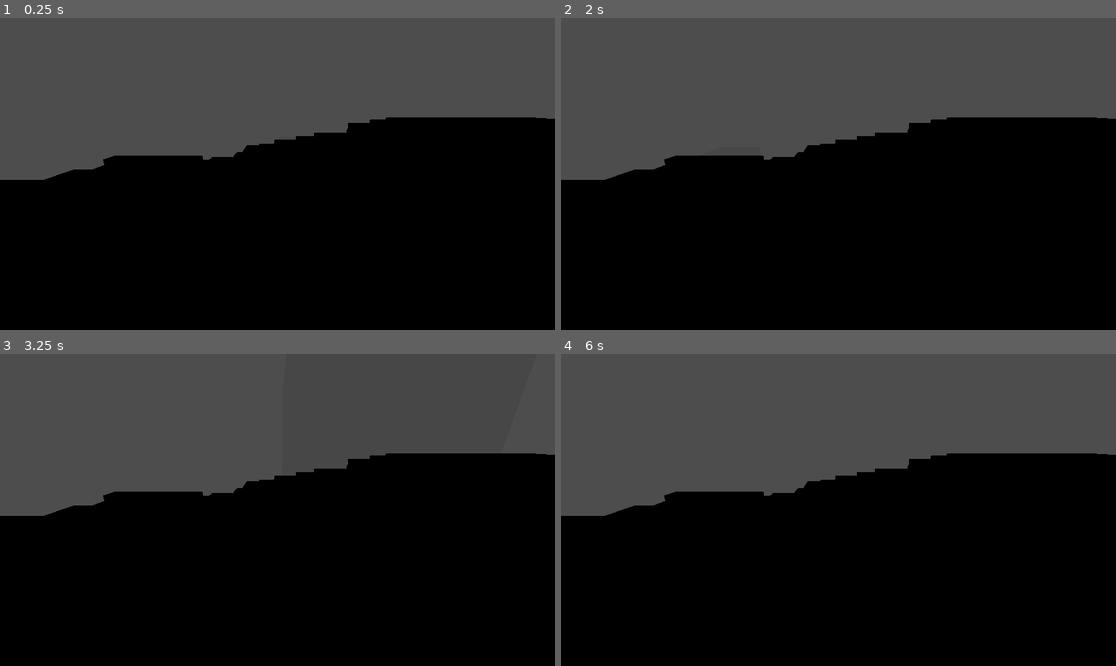
Above: before the commit, frames 1-4 (two rows, left to right).
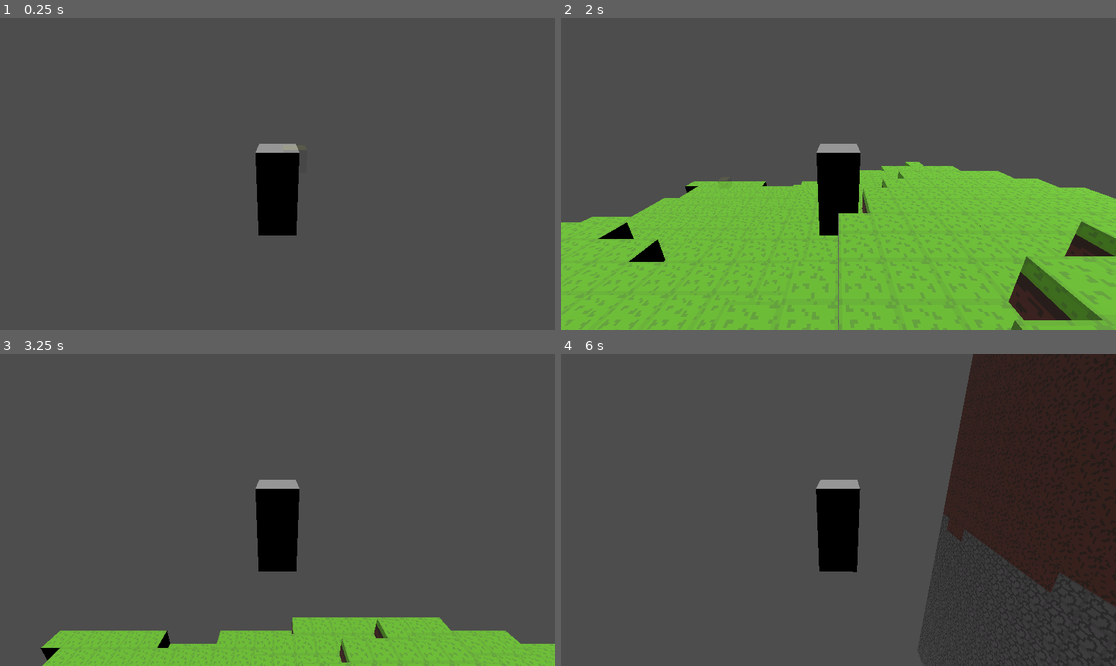
Above: after the commit, the same moments.

Repository: RatedMForMormon/terracraft
Game: Godot game, scene res://scenes/world.tscn
Same seed, same stepped clock (60 frames per second), same inputs: the game is played once before the commit and once after it.
Inputs (mouse positions are in pixels of both pictures, inside the frame that each line leads up to):
- Up to frame 1 (0.25 s): no input
- Up to frame 2 (2 s): tap Enter (ui_accept) at 0.5, 0.77, 1.25, 1.52 s; move the mouse to (960, 158) at 0.52 s; hold D (right) 0.53-1.28 s; move the mouse to (727, 189) at 1.27 s; hold S (backward) from 1.28 s (still down)
- Up to frame 3 (3.25 s): move the mouse to (333, 441) at 2.02 s; release S (backward) at 2.03 s; hold D (right) 2.03-2.78 s; tap Enter (ui_accept) at 2.75, 3.02 s; move the mouse to (249, 572) at 2.77 s; hold W (forward) from 2.78 s (still down)
- Up to frame 4 (6 s): move the mouse to (1005, 556) at 3.52 s; release W (forward) at 3.53 s; hold A (left) 3.53-5.03 s; tap Enter (ui_accept) at 3.77, 4.25, 4.52, 5 s; move the mouse to (672, 463) at 4.27 s; move the mouse to (866, 510) at 5.02 s; hold S (backward) 5.03-5.78 s; move the mouse to (755, 432) at 5.77 s; hold D (right) from 5.78 s (still down)

The runs differ from the first frame. In frame 1, 58% of the frame differs, in the area x 0-100%, y 31-100%; in frame 2, 58%; in frame 3, 58%; in frame 4, 67%, in the area x 0-100%, y 0-100%.

Commit message:
[minor changes] updated player start position

Diff:
--- a/scenes/world.tscn
+++ b/scenes/world.tscn
@@ -1,14 +1,15 @@
-[gd_scene load_steps=4 format=3 uid="uid://c72hrnnxucijx"]
+[gd_scene load_steps=3 format=3 uid="uid://c72hrnnxucijx"]
 
 [ext_resource type="Script" path="res://scripts/World.gd" id="1_ro5lg"]
-[ext_resource type="Script" path="res://scripts/Chunks.gd" id="3_syr52"]
-[ext_resource type="PackedScene" uid="uid://cjp5abqwsg25k" path="res://scenes/player.tscn" id="3_wrae2"]
+[ext_resource type="PackedScene" uid="uid://dj26mkfiq6x5g" path="res://scenes/player.tscn" id="3_wrae2"]
 
 [node name="World" type="Node3D"]
 script = ExtResource("1_ro5lg")
 
-[node name="Player" parent="." instance=ExtResource("3_wrae2")]
-transform = Transform3D(1, 0, 0, 0, 1, 0, 0, 0, 1, 11.0387, 34.7695, 9.3093)
+[node name="Chunks" type="Node3D" parent="."]
 
-[node name="Chunks" type="Node3D" parent="."]
-script = ExtResource("3_syr52")
+[node name="player" parent="." instance=ExtResource("3_wrae2")]
+transform = Transform3D(1.6, 0, 0, 0, 1.6, 0, 0, 0, 1.6, 0, 54.5976, 0)
+
+[node name="DirectionalLight3D" type="DirectionalLight3D" parent="."]
+transform = Transform3D(-0.656151, 0.723707, -0.213809, 0, 0.283329, 0.959023, 0.754629, 0.629264, -0.185907, 0, 43.6406, 0)
